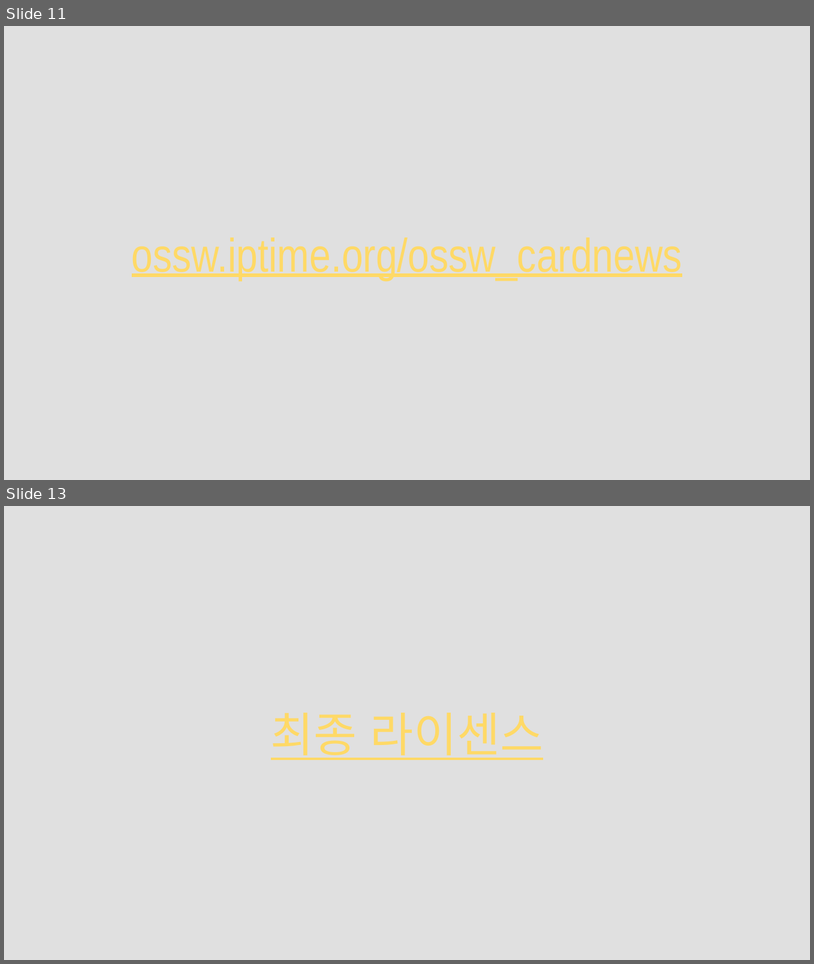
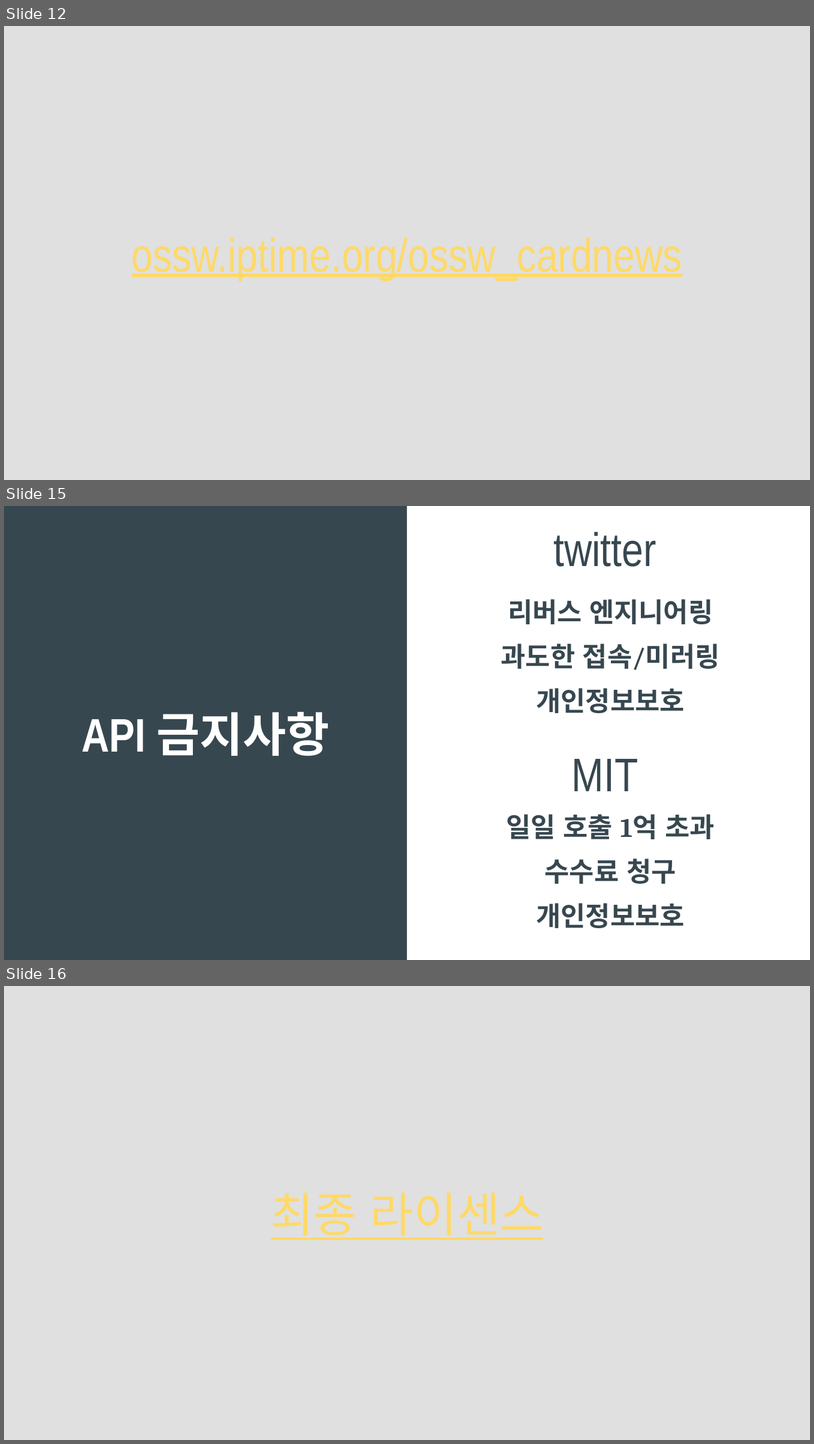
Before and after one commit to jangseokgyu/ossw_cardnews, a slide deck: OSSW-PPT.pptx. Shown one above the other, each under a label of ours: slides 11 and 13 before the commit, slides 12, 15 and 16 after it; the slides between them are not shown. The pictures are 814x964 and 814x1444 pixels, drawn with LibreOffice and Linux fonts; fonts in the diff are those of the drawing. Boxes give left, top, right and bottom in pixels: in the first picture for what was removed or moved away, otherwise in the second. Text is boxed around its words. In the diff, an @@ line names an element or a change of style, - is before the commit and + after.

```diff
--- a/OSSW-PPT.pptx
+++ b/OSSW-PPT.pptx
@@ slide 15 added at (4,506,810,960), background #37474F @@
@@ rectangle added at (407,506,810,959), fill #FFFFFF @@
@@ title added at (554,532,667,567), 42 pt, text #37474F @@
+twittert
@@ title added at (501,599,720,713), 24 pt, text #37474F, bold @@
+리버스 엔지니어링
+과도한 접속/미러링
+개인정보보호
@@ title added at (82,712,330,756), 42 pt, text #FFFFFF, bold @@
+API 금지사항
@@ title added at (572,759,650,791), 42 pt, text #37474F @@
+MITt
@@ title added at (507,814,714,928), 24 pt, text #37474F, bold @@
+일일 호출 1억 초과
+수수료 청구
+개인정보보호
@@ rectangle added at (432,881,492,928), fill #FFFFFF @@
@@ what was slide 11 is now slide 12 @@
@@ what was slide 13 is now slide 16 @@
```
Also in this commit, not shown: 3 slides changed, 3 other slides added, 1 slide removed, 1 other file.
